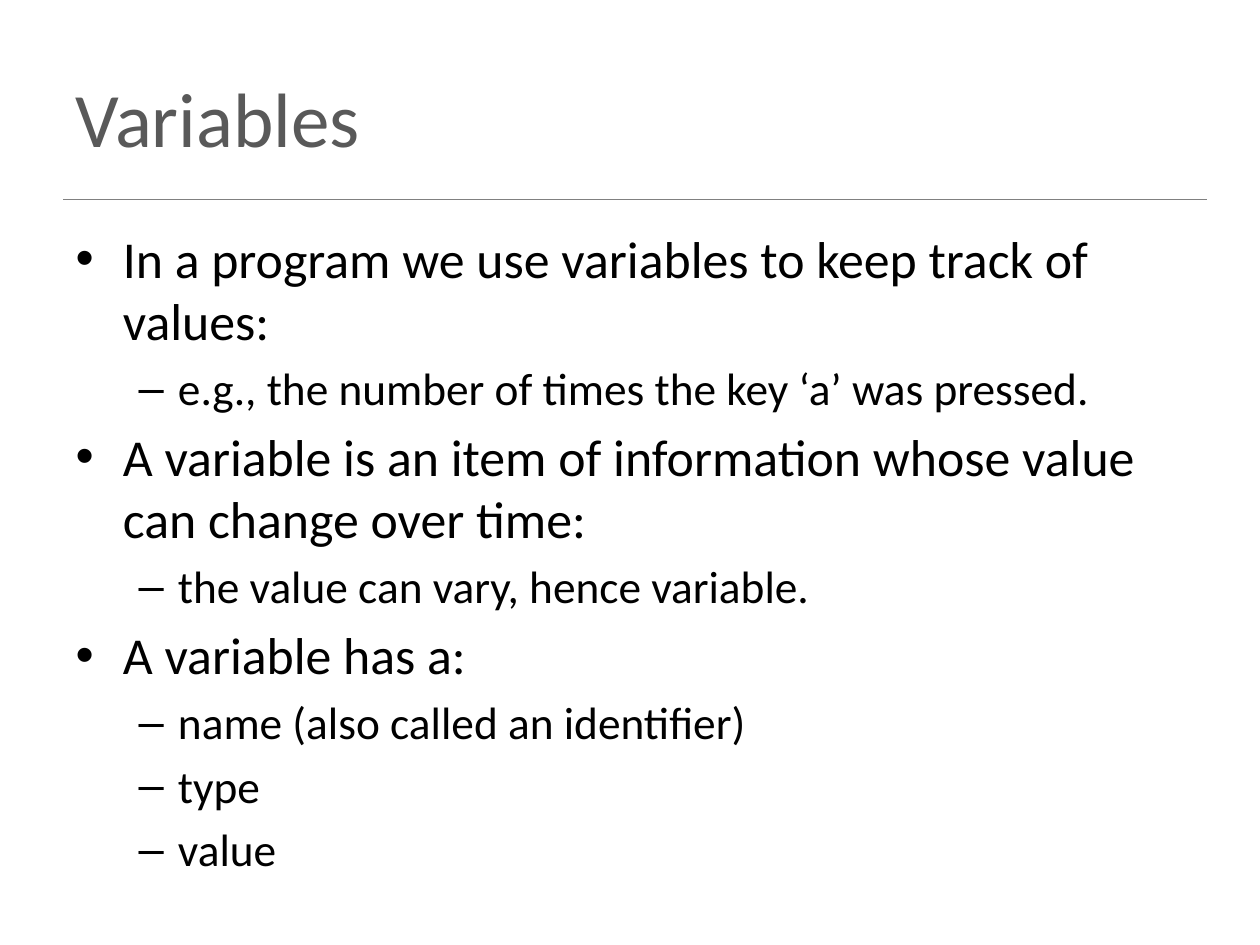
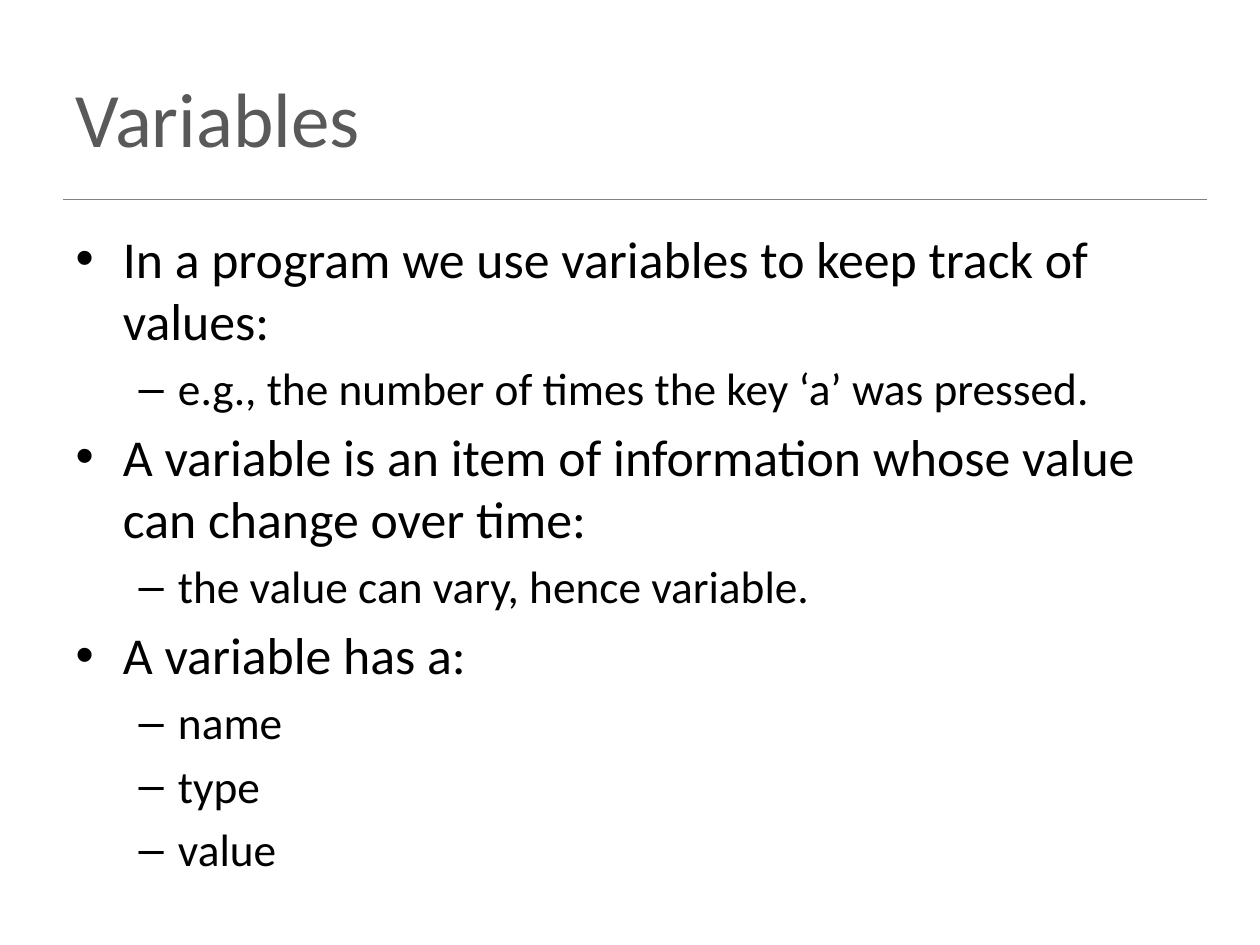
Before and after one commit to witcomputingcamp/scratch, a slide deck: slide 5 of topic02/talk/a-scratch-variables-operators.pptx. Drawn at 1260x945 pixels with LibreOffice and Linux fonts; fonts in the diff are those of the drawing. Boxes give left, top, right and bottom in pixels: in the first picture for what was removed or moved away, otherwise in the second. Text is boxed around its words. In the diff, an @@ line names an element or a change of style, - is before the commit and + after.

```diff
--- a/topic02/talk/a-scratch-variables-operators.pptx
+++ b/topic02/talk/a-scratch-variables-operators.pptx
@@ text at bbox=[178, 717, 282, 740]: text changed @@
-  – name (also called an identifier)
+  – name
```
Also in this commit, not shown: 3 other slides changed, 1 slide removed, 26 other files.
